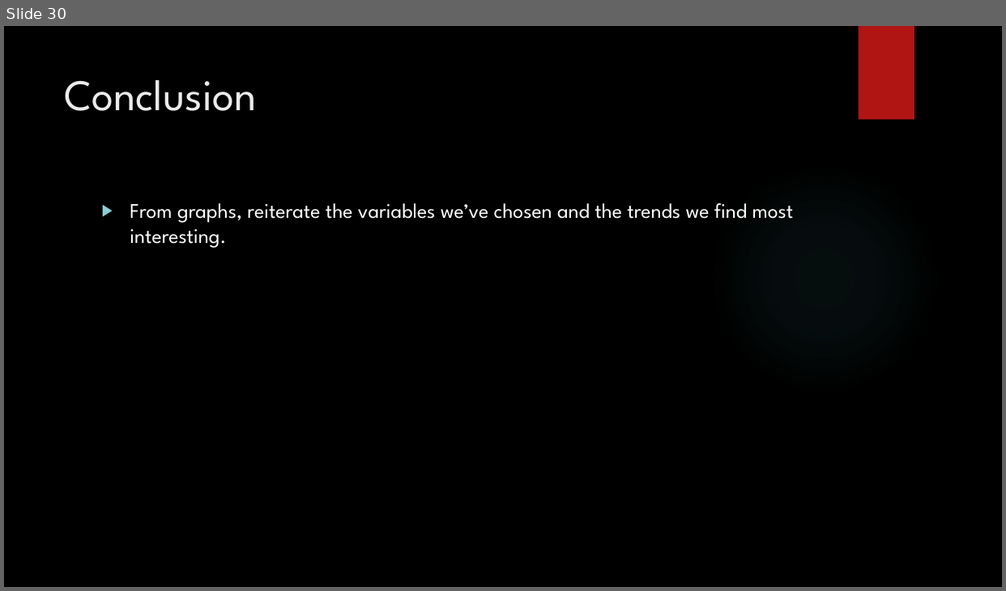
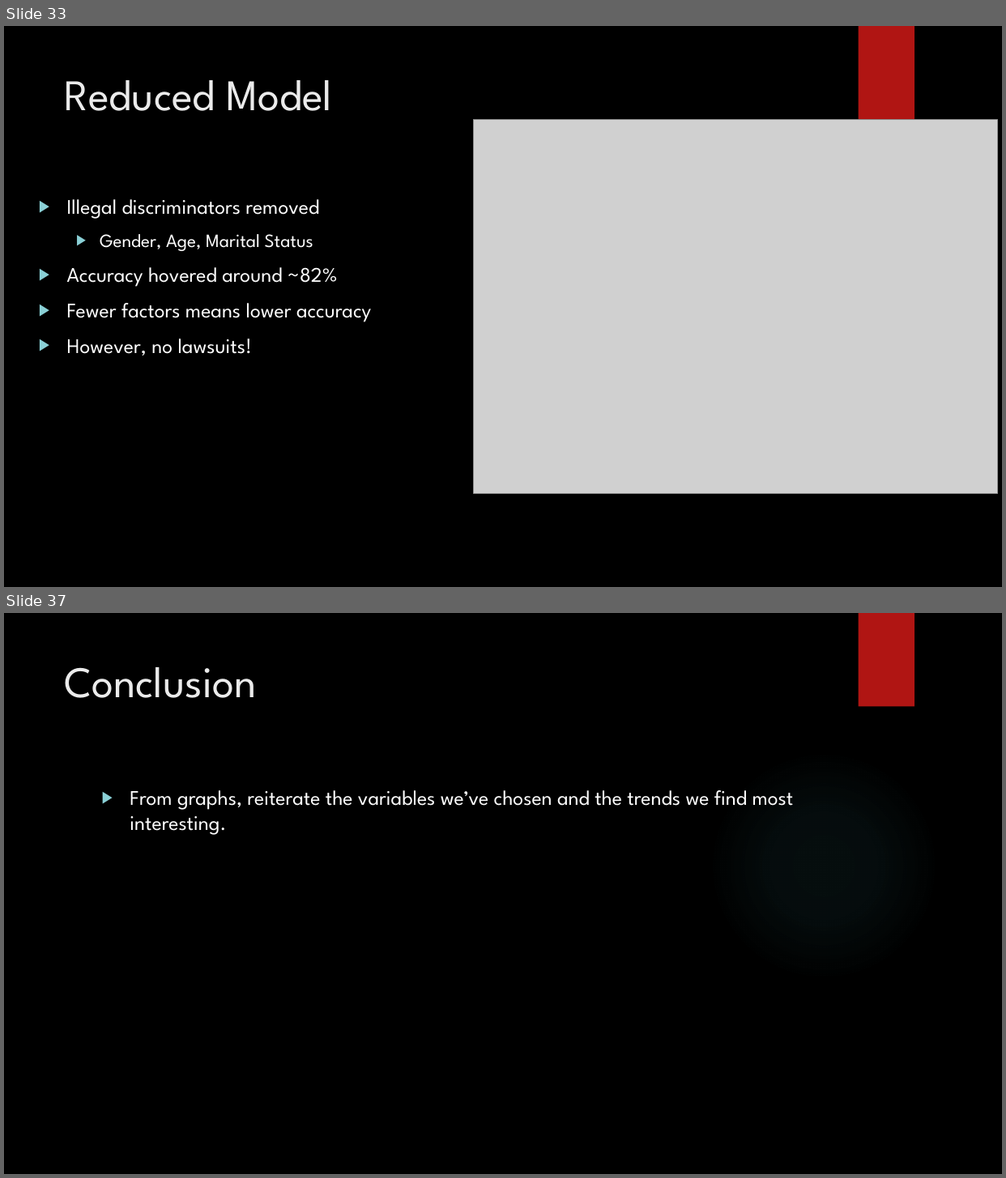
Before and after one commit to vazquezs123/DATA_SCIENCE_CS02, a slide deck: case_study_02_presentation.pptx. Shown one above the other, each under a label of ours: slide 30 before the commit, slides 33 and 37 after it; the slides between them are not shown. The pictures are 1006x591 and 1006x1178 pixels, drawn with LibreOffice and Linux fonts; fonts in the diff are those of the drawing; grey boxes stand for pictures; background and template pictures are left out. Boxes give left, top, right and bottom in pixels: in the first picture for what was removed or moved away, otherwise in the second. Text is boxed around its words. In the diff, an @@ line names an element or a change of style, - is before the commit and + after.

```diff
--- a/case_study_02_presentation.pptx
+++ b/case_study_02_presentation.pptx
@@ slide 33 added at [4,26,1002,587], background picture (left out); not listed: 1 template element that a slide beside it also shows @@
@@ title added at [65,80,332,111], 42 pt, text #EBEBEB @@
+Reduced Model
@@ picture added at [474,120,998,494] @@
@@ text added at [67,199,371,356], 20 pt, text #FFFFFF @@
+▶ Illegal discriminators removed
+  ▶ Gender, Age, Marital Status
+▶ Accuracy hovered around ~82%
+▶ Fewer factors means lower accuracy
+▶ However, no lawsuits!
@@ what was slide 30 is now slide 37 @@
```
Also in this commit, not shown: 6 other slides added.
